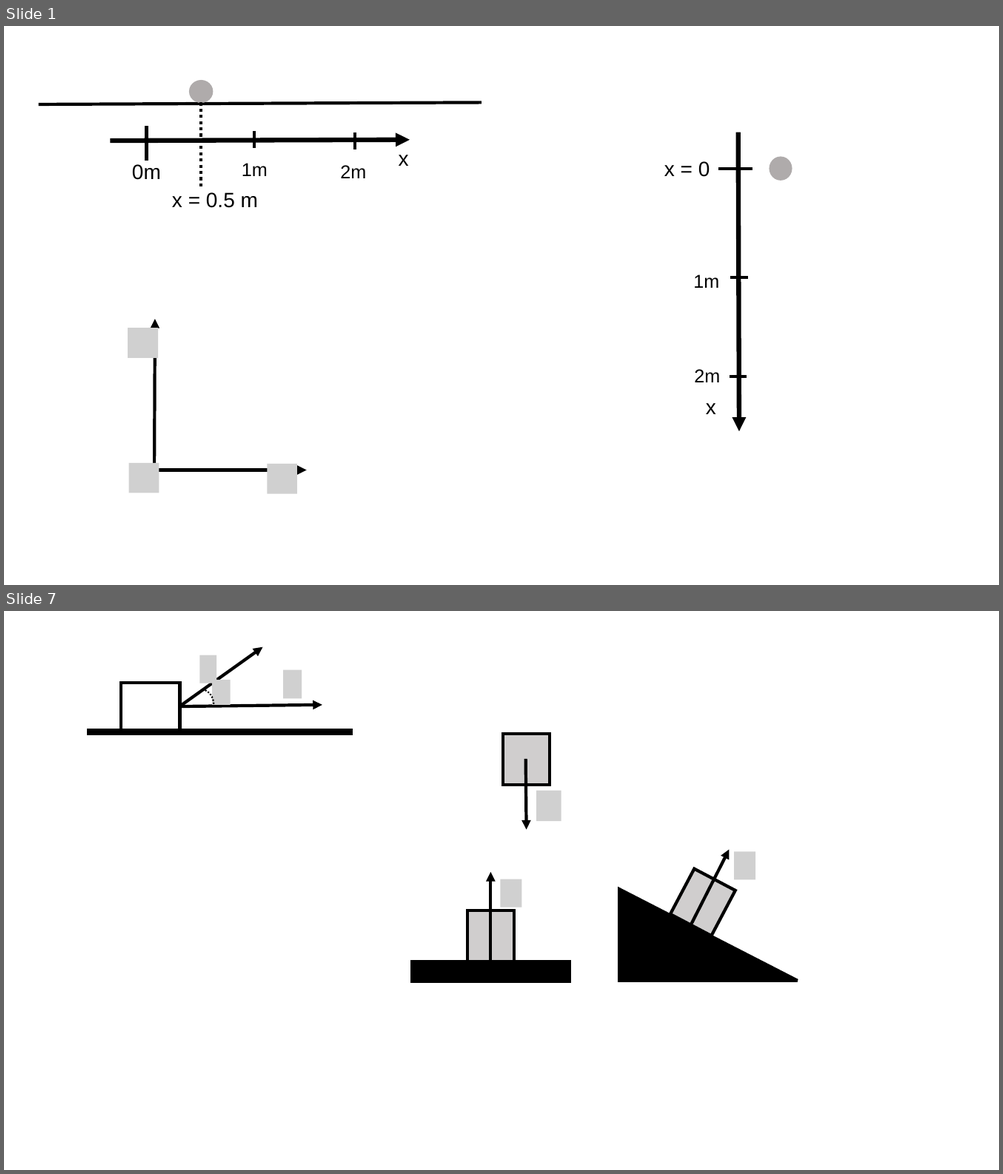
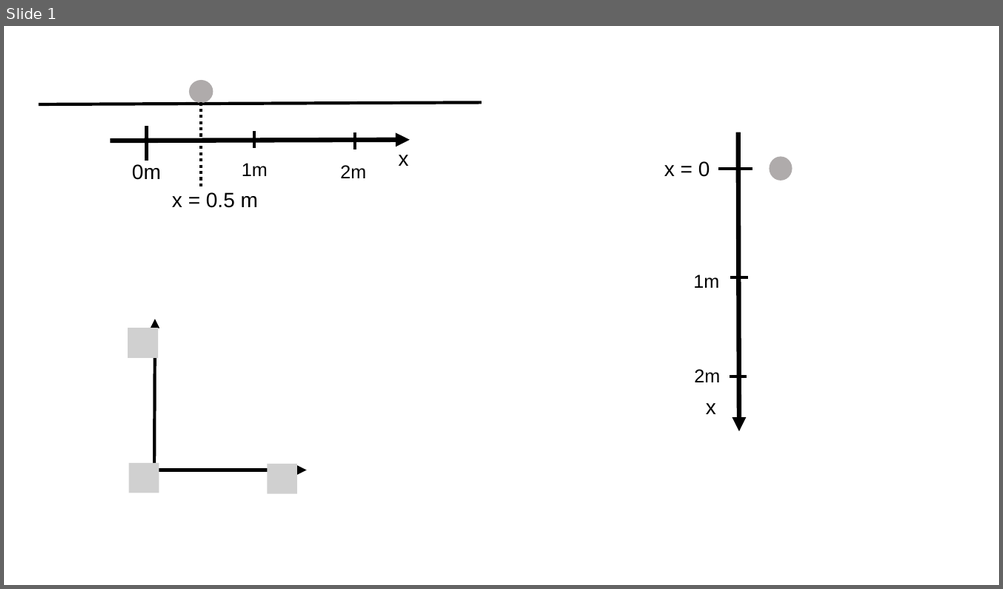
Before and after one commit to OSTP/PhysicsArtofModelling, a slide deck: tex/figures/DescribingMotionIn1D/Figures.pptx. Shown one above the other, each under a label of ours: slides 1 and 7 before the commit, slide 1 after it; the slides between them are not shown. The pictures are 1003x1174 and 1003x589 pixels, drawn with LibreOffice and Linux fonts; fonts in the diff are those of the drawing; grey boxes stand for pictures. Boxes give left, top, right and bottom in pixels: in the first picture for what was removed or moved away, otherwise in the second. Text is boxed around its words. In the diff, an @@ line names an element or a change of style, - is before the commit and + after.

```diff
--- a/tex/figures/DescribingMotionIn1D/Figures.pptx
+++ b/tex/figures/DescribingMotionIn1D/Figures.pptx
@@ slide 7 removed at (4, 611, 999, 1170), background #FFFFFF @@
@@ group removed at (88, 647, 352, 733): 3 pictures, 2 rectangles, 2 arrows, 1 arc (boxed as its full ellipse) @@
@@ rectangle removed at (504, 733, 549, 785) @@
@@ arrow removed from (526, 759) to (526, 829) @@
@@ picture removed at (537, 791, 561, 821) @@
@@ group removed at (412, 850, 798, 982): 3 rectangles, 2 arrows, 2 pictures, 1 right triangle @@
```
Also in this commit, not shown: 5 slides added, 10 other slides removed, 4 other files.
